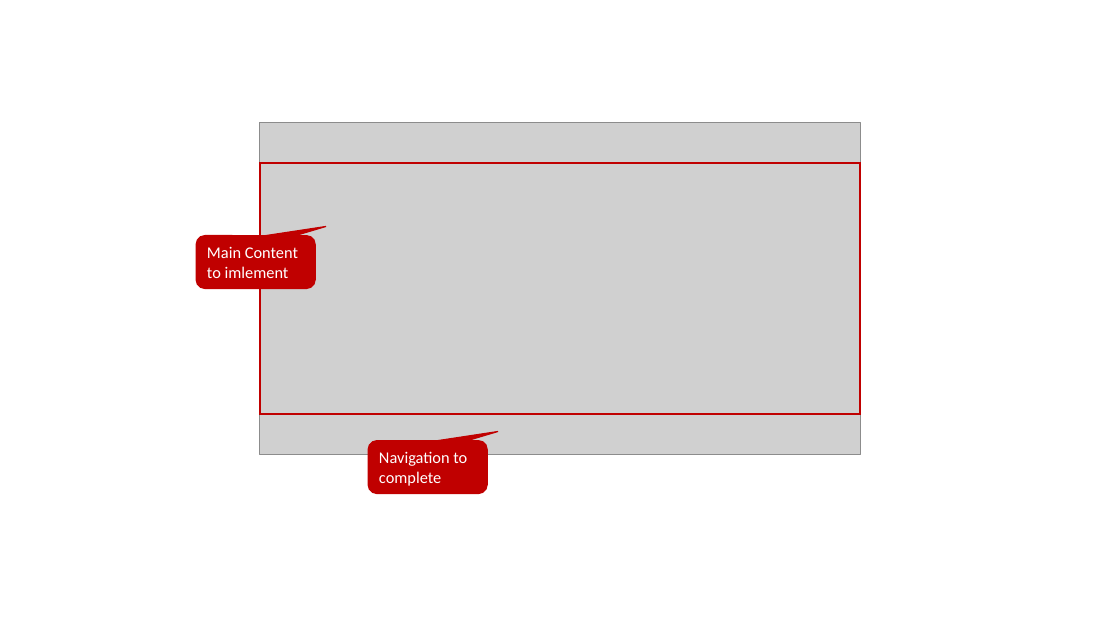
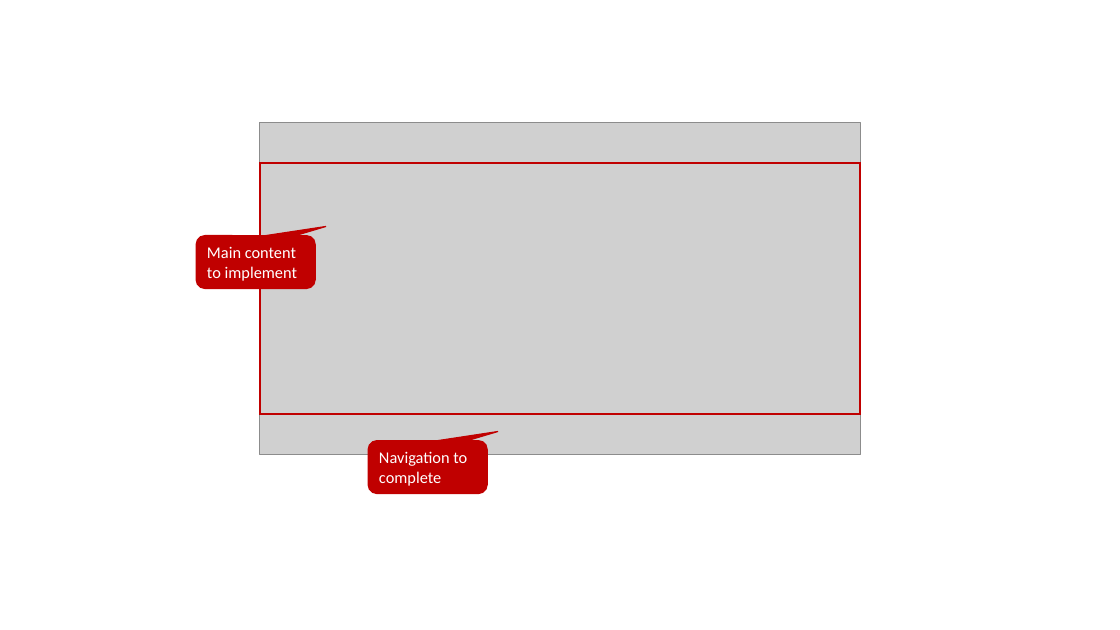
Before and after one commit to DevOps-Gilde/Hackathon_PP_ModelDrivenApp_CstPages_Doc, a slide deck: slide 2 of images/SourceCustomizedImages.pptx. Drawn at 1120x630 pixels with LibreOffice and Linux fonts; fonts in the diff are those of the drawing; grey boxes stand for pictures. Boxes give left, top, right and bottom in pixels: in the first picture for what was removed or moved away, otherwise in the second. Text is boxed around its words. In the diff, an @@ line names an element or a change of style, - is before the commit and + after.

```diff
--- a/images/SourceCustomizedImages.pptx
+++ b/images/SourceCustomizedImages.pptx
@@ text in rounded speech box at (x1=207, y1=246, x2=297, y2=281): text changed @@
-Main Content to imlement
+Main content to implement
```
Also in this commit, not shown: 4 other files.
